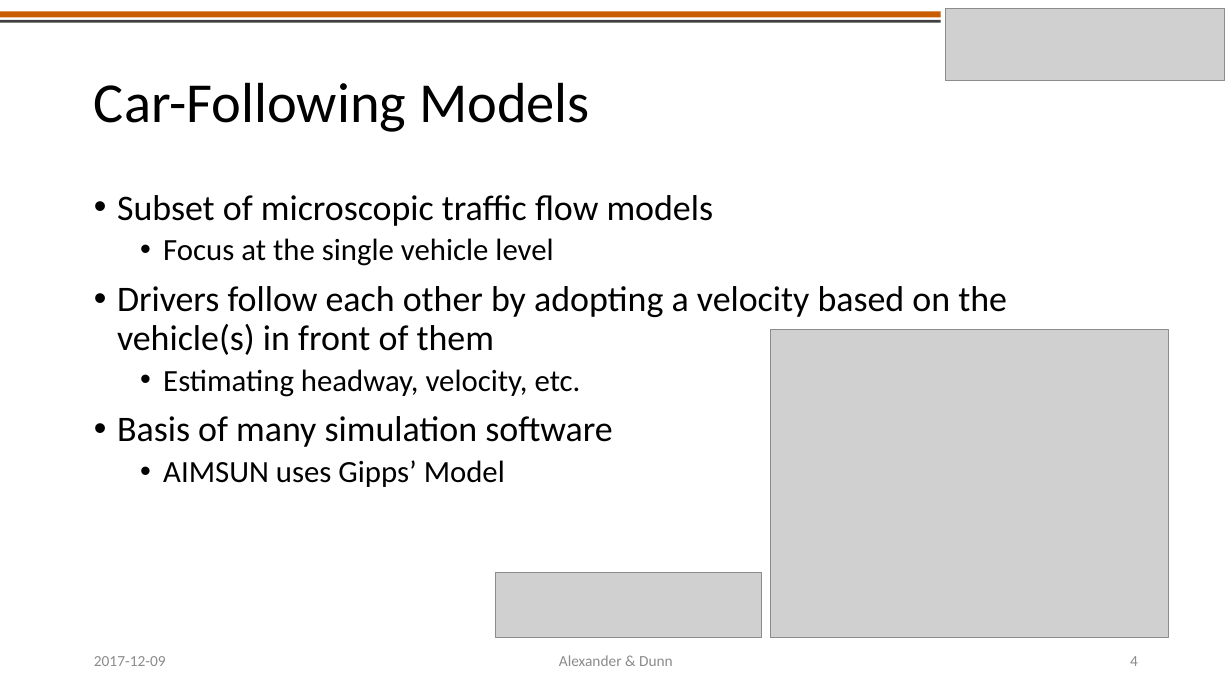
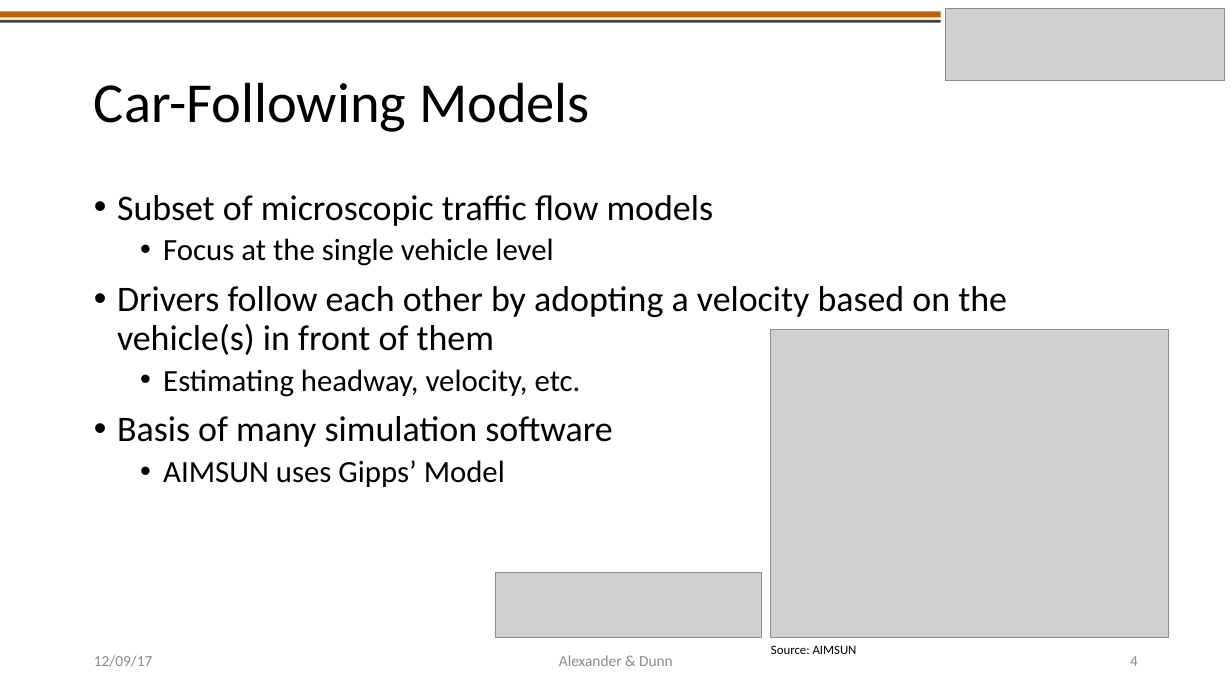
Before and after one commit to americalexander/mrFinishLine, a slide deck: slide 4 of CE391F_project_presentation_alexander_dunn.pptx. Drawn at 1232x693 pixels with LibreOffice and Linux fonts; fonts in the diff are those of the drawing; grey boxes stand for pictures. Boxes give left, top, right and bottom in pixels: in the first picture for what was removed or moved away, otherwise in the second. Text is boxed around its words. In the diff, an @@ line names an element or a change of style, - is before the commit and + after.

```diff
--- a/CE391F_project_presentation_alexander_dunn.pptx
+++ b/CE391F_project_presentation_alexander_dunn.pptx
@@ text at (x1=94, y1=655, x2=153, y2=667): text changed @@
-2017-12-09
+12/09/17
@@ text added at (x1=771, y1=645, x2=857, y2=654), 10 pt, text #000000 @@
+Source: AIMSUN
```
Also in this commit, not shown: 9 other slides changed.
